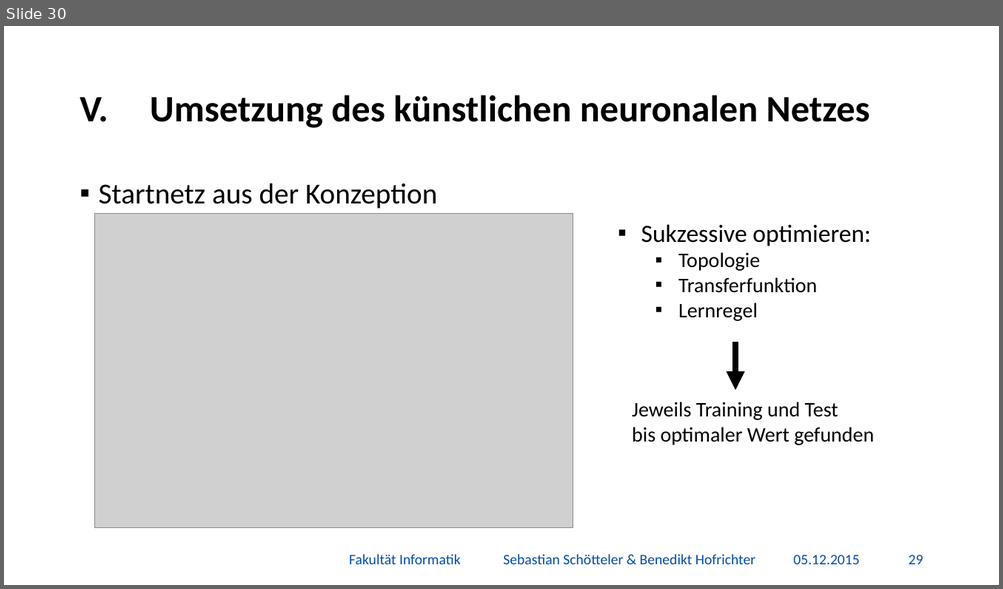
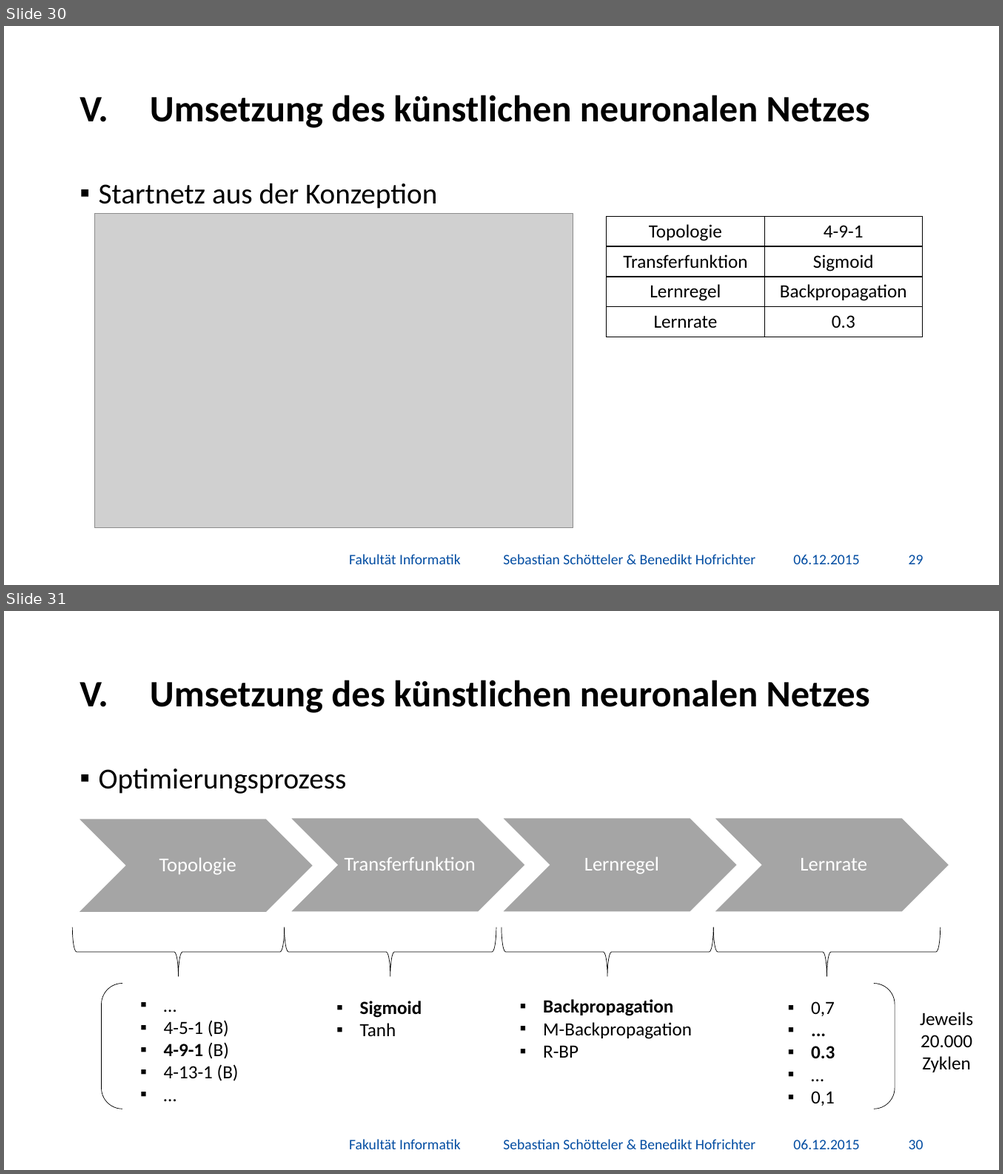
Before and after one commit to BenediktGitGit/soco15, a slide deck: 3b) Vortrag/Präsentation.pptx. Shown one above the other, each under a label of ours: slide 30 before the commit, slides 30 and 31 after it. The pictures are 1003x589 and 1003x1174 pixels, drawn with LibreOffice and Linux fonts; fonts in the diff are those of the drawing; grey boxes stand for pictures; background and template pictures are left out. Boxes give left, top, right and bottom in pixels: in the first picture for what was removed or moved away, otherwise in the second. Text is boxed around its words. In the diff, an @@ line names an element or a change of style, - is before the commit and + after.

```diff
--- a/3b) Vortrag/Präsentation.pptx
+++ b/3b) Vortrag/Präsentation.pptx
@@ slide 31 added at box(4, 611, 999, 1170), background #FFFFFF @@
@@ title added at box(150, 680, 870, 713), 36 pt, text #000000, bold @@
+V. Umsetzung des künstlichen neuronalen Netzes
@@ text added at box(99, 769, 347, 794), 28 pt, text #000000 @@
+▪ Optimierungsprozess
@@ group added at box(78, 818, 949, 912): 4 chevrons, 4 texts @@
+Topologie
+Transferfunktion
+Lernregel
+Lernrate
@@ left brace added at box(73, 927, 284, 977), outline #000000 0.5 pt @@
@@ left brace added at box(284, 927, 496, 977), outline #000000 0.5 pt @@
@@ left brace added at box(502, 927, 714, 977), outline #000000 0.5 pt @@
@@ left brace added at box(714, 927, 940, 977), outline #000000 0.5 pt @@
@@ bracket pair added at box(101, 984, 894, 1110), outline #000000 0.5 pt @@
@@ text added at box(360, 1001, 422, 1037), 18 pt, text #000000, bold @@
+▪ Sigmoid
+▪ Tanh
@@ text added at box(543, 999, 691, 1058), 18 pt, text #000000 @@
+▪ Backpropagation
+▪ M-Backpropagation
+▪ R-BP
@@ text added at box(811, 1002, 834, 1106), 18 pt, text #000000 @@
+▪ 0,7
+▪ ...
+▪ 0.3
+▪ …
+▪ 0,1
@@ text added at box(164, 1020, 239, 1082), 18 pt, text #000000 @@
+▪ …
+▪ 4-5-1 (B)
+▪ 4-9-1 (B)
+▪ 4-13-1 (B)
+▪ …
@@ text added at box(919, 1012, 973, 1073), 18 pt, text #000000 @@
+Jeweils 20.000 Zyklen
@@ text added at box(349, 1139, 755, 1150), 14 pt, text #034DA2 @@
+Fakultät Informatik Sebastian Schötteler & Benedikt Hofrichter
@@ text added at box(793, 1139, 859, 1150), 14 pt, text #034DA2 @@
+06.12.2015
@@ page number added at box(908, 1140, 923, 1150), 14 pt, text #034DA2 @@
+30
@@ slide 30 changed as well @@
@@ table added at box(606, 216, 922, 337), 4 rows, 2 columns @@
+Topologie | 4-9-1
+Transferfunktion | Sigmoid
+Lernregel | Backpropagation
+Lernrate | 0.3
@@ text removed at box(632, 224, 874, 446) @@
-▪ Sukzessive optimieren:
-  ▪ Topologie
-  ▪ Transferfunktion
-  ▪ Lernregel
-Jeweils Training und Test
-bis optimaler Wert gefunden
@@ arrow removed from (735, 341) to (735, 390) @@
@@ text at box(793, 554, 859, 565): text changed @@
-05.12.2015
+06.12.2015
```
Also in this commit, not shown: 42 other slides changed, 1 other slide added, 3 other files.
